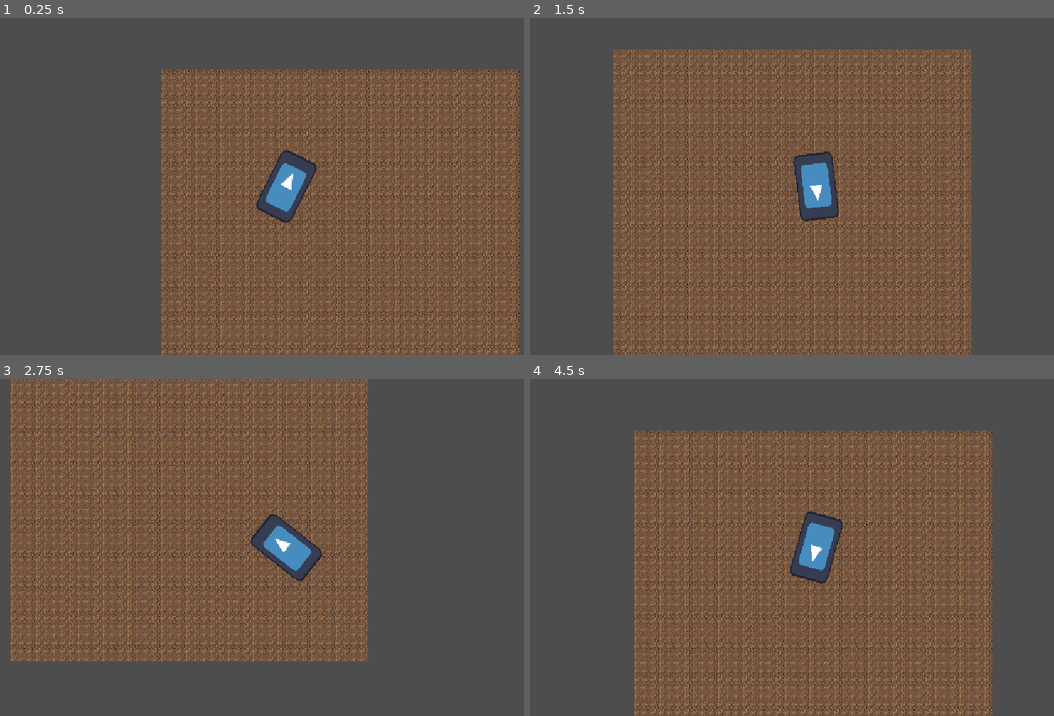
Above: before the commit, frames 1-4 (two rows, left to right).
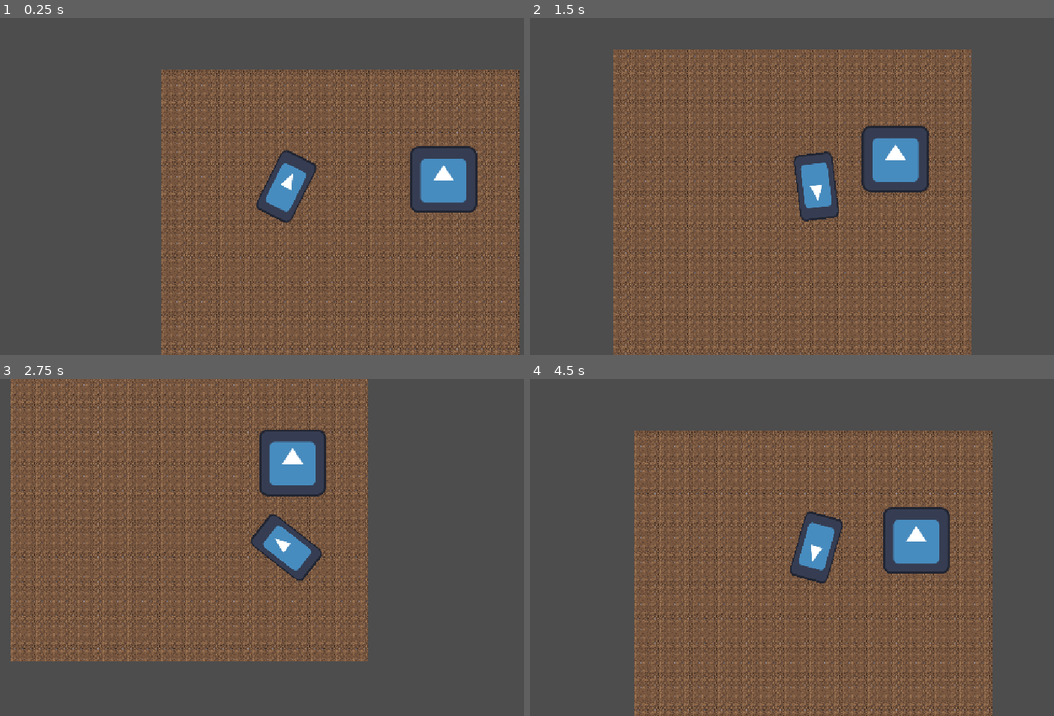
Above: after the commit, the same moments.

Repository: nextPixellabs7/Boceto1
Game: Godot game, scene res://Escenas/main.tscn
Same seed, same stepped clock (60 frames per second), same inputs: the game is played once before the commit and once after it. The engine's default icon, where the game draws it, is replaced by a stand-in: a white triangle on a blue panel in a dark square.
Inputs (mouse positions are in pixels of both pictures, inside the frame that each line leads up to):
- Up to frame 1 (0.25 s): no input
- Up to frame 2 (1.5 s): tap Enter at 0.5 s; move the mouse to (949, 169) at 0.52 s; hold D (move_right) 0.53-1.28 s; tap E (attack) at 0.6, 1.35 s; move the mouse to (697, 203) at 1.27 s; hold S (move_down) from 1.28 s (still down)
- Up to frame 3 (2.75 s): move the mouse to (345, 473) at 2.02 s; release S (move_down) at 2.03 s; hold D (move_right) from 2.03 s (still down); tap 3 (weapon_axe) at 2.1 s; tap E (attack) at 2.3 s
- Up to frame 4 (4.5 s): move the mouse to (786, 614) at 2.77 s; release D (move_right) at 2.78 s; hold W (move_up) 2.78-3.53 s; tap 2 (weapon_dagger) at 2.85 s; tap E (attack) at 3.05, 3.8, 4.35 s; move the mouse to (996, 598) at 3.52 s; hold A (move_left) from 3.53 s (still down); tap 1 (weapon_sword) at 3.6 s; move the mouse to (634, 496) at 4.27 s

The runs differ from the first frame. In frame 1, 2.5% of the frame differs, in the area x 78-92%, y 38-58%; in frame 2, 2.5%, in the area x 63-77%, y 32-52%; in frame 3, 2.5%; in frame 4, 2.5%.

Commit message:
test de ataque con dummy
cree un dummy para probar las hitbox de ataque

Diff:
--- /dev/null
+++ b/Escenas/dummy.tscn
@@ -0,0 +1,18 @@
+[gd_scene format=3 uid="uid://tigkc1gdq6f1"]
+
+[ext_resource type="Texture2D" uid="uid://c1jx6y7idecim" path="res://icon.svg" id="1_ayt8h"]
+[ext_resource type="Script" uid="uid://chc601jd1tgie" path="res://scripts/dummy.gd" id="1_tklkt"]
+
+[sub_resource type="RectangleShape2D" id="RectangleShape2D_g4v7s"]
+size = Vector2(127, 126)
+
+[node name="Dummy" type="CharacterBody2D" unique_id=459626527]
+z_index = 2
+script = ExtResource("1_tklkt")
+
+[node name="Sprite2D" type="Sprite2D" parent="." unique_id=1772898265]
+texture = ExtResource("1_ayt8h")
+
+[node name="CollisionShape2D" type="CollisionShape2D" parent="." unique_id=481451373]
+position = Vector2(-0.5, 0)
+shape = SubResource("RectangleShape2D_g4v7s")
--- a/Escenas/main.tscn
+++ b/Escenas/main.tscn
@@ -47,6 +47,7 @@
 [ext_resource type="Texture2D" uid="uid://bmw2bhfet46yl" path="res://assets/Verdant00_FreeSample/tiles/16x16/dirt_on_grass_esw_se.png" id="45_gt5g1"]
 [ext_resource type="Texture2D" uid="uid://nivrwesenpiv" path="res://assets/Verdant00_FreeSample/tiles/16x16/dirt_on_grass_esw_sesw.png" id="46_b1k7m"]
 [ext_resource type="Texture2D" uid="uid://bmoimxf0p7oij" path="res://assets/Verdant00_FreeSample/tiles/16x16/dirt_on_grass_esw_sw.png" id="47_l51ho"]
+[ext_resource type="PackedScene" uid="uid://tigkc1gdq6f1" path="res://Escenas/dummy.tscn" id="48_3xwt8"]
 
 [sub_resource type="TileSetAtlasSource" id="TileSetAtlasSource_hhvas"]
 texture = ExtResource("2_sup5r")
@@ -290,3 +291,6 @@
 [node name="TileMapLayer" type="TileMapLayer" parent="." unique_id=598701658]
 tile_map_data = PackedByteArray("AAD7//v/AQAAAAAAAAD7//z/AQAAAAAAAAD7//3/AQAAAAAAAAD7//7/AQAAAAAAAAD7////AQAAAAAAAAD7/w …(25376 unchanged characters)…
 tile_set = SubResource("TileSet_vt1rs")
+
+[node name="Dummy" parent="." unique_id=840180630 instance=ExtResource("48_3xwt8")]
+position = Vector2(302, -13)
--- a/Escenas/player.tscn
+++ b/Escenas/player.tscn
@@ -11,6 +11,7 @@
 size = Vector2(95, 20)
 
 [node name="Player" type="CharacterBody2D" unique_id=2052637104]
+z_index = 1
 motion_mode = 1
 script = ExtResource("1_i8vih")
 
@@ -23,6 +24,8 @@
 disabled = true
 
 [node name="AttackHitbox" type="Area2D" parent="." unique_id=1614106229]
+z_index = 2
+collision_mask = 255
 
 [node name="CollisionShape2D" type="CollisionShape2D" parent="AttackHitbox" unique_id=523663149]
 position = Vector2(84.5, 0)
--- /dev/null
+++ b/scripts/dummy.gd
@@ -0,0 +1,15 @@
+extends CharacterBody2D
+
+@export var health: int = 100
+
+
+func take_damage(damage: int):
+	print("RECIBÍ DAÑO: ", damage)
+
+	health -= damage
+
+	print("VIDA RESTANTE: ", health)
+
+	if health <= 0:
+		print("ENEMIGO MUERTO")
+		queue_free()
--- a/scripts/player.gd
+++ b/scripts/player.gd
@@ -4,7 +4,9 @@
 @onready var attack_hitbox: Area2D = $AttackHitbox
 @onready var attack_shape: CollisionShape2D = $AttackHitbox/CollisionShape2D
 var current_weapon: String = "sword"
-
+var sword_damage: int = 20
+var dagger_damage: int = 10
+var axe_damage: int = 40
 
 
 func _physics_process(_delta: float) -> void:
@@ -38,16 +40,30 @@
 
 func attack():
 	attack_hitbox.monitoring = true
+	var damage = 0
 	match current_weapon:
 		"sword":
+			damage = sword_damage
 			print("Ataque de espada")
 
 		"dagger":
+			damage = dagger_damage
 			print("Ataque de daga")
 
 		"axe":
+			damage = axe_damage
 			print("Ataque de gran hacha")
-	await get_tree().create_timer(0.15).timeout
+	await get_tree().physics_frame
+	var bodies = attack_hitbox.get_overlapping_bodies()
+
+	print("Cuerpos detectados: ", bodies.size())
+
+	for body in bodies:
+		print("Detectado: ", body.name)
+
+		if body.has_method("take_damage"):
+			body.take_damage(damage)
+	attack_hitbox.monitoring = false
 
 func update_hitbox():
 	match current_weapon:
Not shown, added: scripts/dummy.gd.uid
